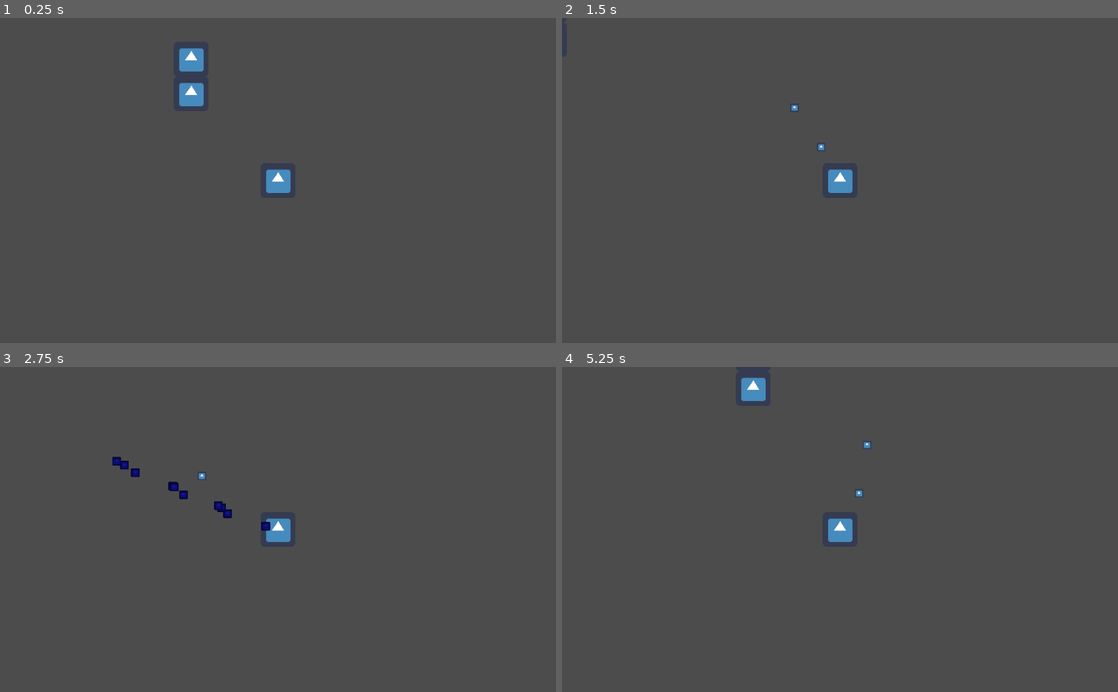
Above: before the commit, frames 1-4 (two rows, left to right).
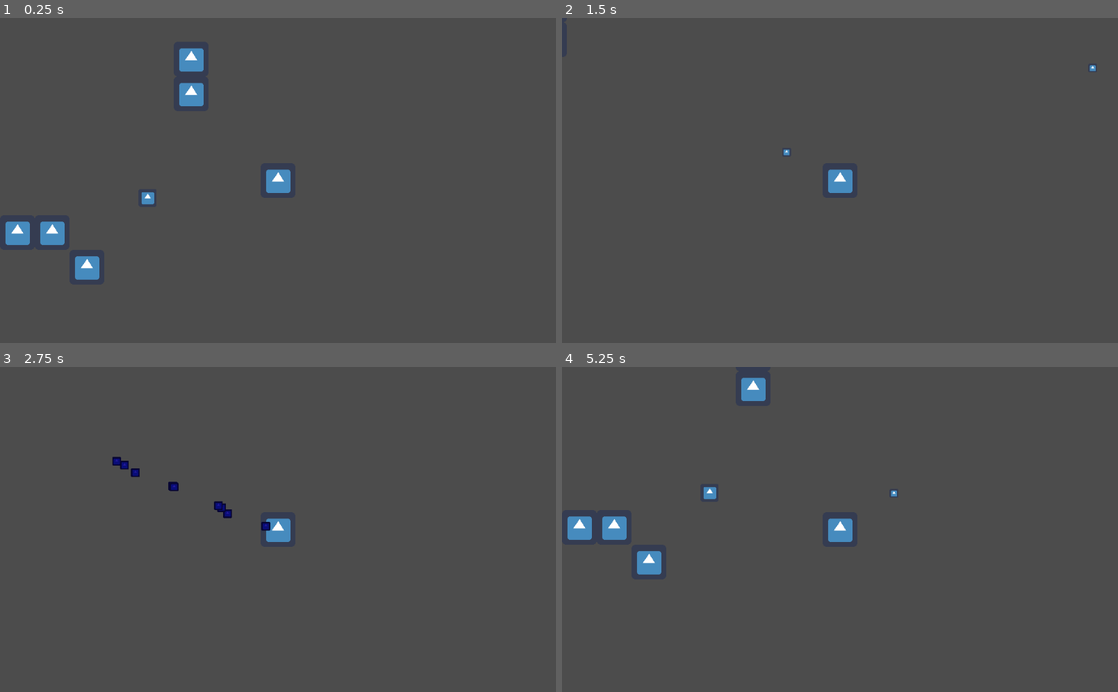
Above: after the commit, the same moments.

Repository: ljweeks/KSU_Fall2022GameJam
Game: Godot game, scene res://test.tscn
Same seed, same stepped clock (60 frames per second), same inputs: the game is played once before the commit and once after it. The engine's default icon, where the game draws it, is replaced by a stand-in: a white triangle on a blue panel in a dark square.
Inputs (mouse positions are in pixels of both pictures, inside the frame that each line leads up to):
- Up to frame 1 (0.25 s): no input
- Up to frame 2 (1.5 s): tap Enter at 0.5 s; move the mouse to (962, 164) at 0.52 s; hold D (player_right) 0.53-1.28 s; click (962, 164) at 0.6 s; move the mouse to (728, 196) at 1.27 s; hold S (player_down) from 1.28 s (still down); click (728, 196) at 1.35 s
- Up to frame 3 (2.75 s): move the mouse to (333, 458) at 2.02 s; release S (player_down) at 2.03 s; hold D (player_right) from 2.03 s (still down); hold Right mouse button (shoot_right) from 2.03 s (still down); click (333, 458) at 2.3 s
- Up to frame 4 (5.25 s): move the mouse to (812, 594) at 2.77 s; release D (player_right) at 2.78 s; release Right mouse button (shoot_right) at 2.78 s; hold W (player_up) 2.78-3.53 s; click (812, 594) at 2.85 s; move the mouse to (1006, 578) at 3.52 s; hold A (player_left) 3.53-5.03 s; click (1006, 578) at 3.6 s; move the mouse to (673, 480) at 4.27 s; right-click (673, 480) at 4.35 s; click (673, 480) at 4.55 s; move the mouse to (867, 529) at 5.02 s; hold S (player_down) from 5.03 s (still down); click (867, 529) at 5.1 s

The runs differ from the first frame. In frame 1, 1.0% of the frame differs, in the area x 1-28%, y 53-81%; in frame 2, less than 0.1%; in frame 3, less than 0.1%; in frame 4, 1.1%, in the area x 1-61%, y 23-64%.

Commit message:
bullets now push batteries, batteries also can be frozen

Diff:
--- a/Interactables/PowerObjects/Base/Battery.gd
+++ b/Interactables/PowerObjects/Base/Battery.gd
@@ -4,13 +4,25 @@
 # Declare member variables here. Examples:
 # var a = 2
 # var b = "text"
-
+var startMass
 
 # Called when the node enters the scene tree for the first time.
 func _ready():
-	pass # Replace with function body.
+	startMass = self.mass
 
+export (float) var coldTime = 5
+var curColdTime = 0
+var froze = false
+# Called every frame. 'delta' is the elapsed time since the previous frame.
+func _process(delta):
+	if(froze and curColdTime<coldTime):
+		self.mass = 1000
 
-# Called every frame. 'delta' is the elapsed time since the previous frame.
-#func _process(delta):
-#	pass
+		curColdTime += delta
+	else:
+		froze = false
+		self.mass = startMass
+		curColdTime = 0
+
+func freeze():
+	froze = true
--- a/Interactables/PowerObjects/Base/Battery.tscn
+++ b/Interactables/PowerObjects/Base/Battery.tscn
@@ -3,9 +3,15 @@
 [ext_resource path="res://icon.png" type="Texture" id=1]
 [ext_resource path="res://Interactables/PowerObjects/Base/Battery.gd" type="Script" id=2]
 
-[sub_resource type="CircleShape2D" id=1]
+[sub_resource type="RectangleShape2D" id=1]
+extents = Vector2( 16, 16 )
 
 [node name="Battery" type="RigidBody2D"]
+collision_layer = 3
+collision_mask = 3
+mass = 50.0
+gravity_scale = 5.0
+linear_damp = 1.0
 script = ExtResource( 2 )
 
 [node name="Sprite" type="Sprite" parent="."]
--- a/Player.gd
+++ b/Player.gd
@@ -41,11 +41,16 @@
 
 
 
+var bulletSpeed = 1000
+
 func leftShot():
 	var bullet = load("res://Player/bullet.tscn").instance()
 	bullet.global_position = $ShootPoint.global_position
 	bullet.look_at(bullet.global_position + bullet.direction)
 	bullet.direction = (get_global_mouse_position() - bullet.global_position).normalized()
+
+	var impulseDir = Vector2(bullet.direction.x, bullet.direction.y)
+	bullet.apply_central_impulse(impulseDir*bulletSpeed)
 	get_parent().add_child(bullet)
 
 
--- a/Player/Player.tscn
+++ b/Player/Player.tscn
@@ -7,6 +7,8 @@
 extents = Vector2( 32, 32 )
 
 [node name="Node2D" type="KinematicBody2D"]
+collision_layer = 2
+collision_mask = 2
 script = ExtResource( 1 )
 
 [node name="CollisionShape2D" type="CollisionShape2D" parent="."]
--- a/Player/bullet.gd
+++ b/Player/bullet.gd
@@ -1,4 +1,4 @@
-extends Area2D
+extends RigidBody2D
 
 
 # Declare member variables here. Examples:
@@ -7,16 +7,21 @@
 var speed = 300
 var direction = Vector2(1, 0)
 
+
+
 # Called when the node enters the scene tree for the first time.
 func _ready():
 	connect("body_entered", self, "_on_body_entered")
-
-
+	connect("body_exited", self, "collide")
+	contact_monitor = true;
+	contacts_reported = 10
 # Called every frame. 'delta' is the elapsed time since the previous frame.
-func _process(delta):
-	position = position + speed * direction * delta
-
+#func _process(delta):
+	#pass
 
 func _on_body_entered(body):
 	if(not body is Player):
 		queue_free()
+
+func collide(body):
+	queue_free()
--- a/Player/bullet.tscn
+++ b/Player/bullet.tscn
@@ -5,7 +5,8 @@
 
 [sub_resource type="CircleShape2D" id=1]
 
-[node name="Area2D" type="Area2D"]
+[node name="bullet" type="RigidBody2D"]
+gravity_scale = 0.0
 script = ExtResource( 1 )
 
 [node name="CollisionShape2D" type="CollisionShape2D" parent="."]
--- a/Player/freezeBullet.gd
+++ b/Player/freezeBullet.gd
@@ -23,4 +23,6 @@
 
 func _on_body_entered(body):
 	if(not body is Player):
+		if(body.has_method("freeze")):
+			body.freeze()
 		queue_free()
--- a/test.tscn
+++ b/test.tscn
@@ -1,7 +1,8 @@
-[gd_scene load_steps=3 format=2]
+[gd_scene load_steps=4 format=2]
 
 [ext_resource path="res://Player/Player.tscn" type="PackedScene" id=1]
 [ext_resource path="res://Tiles/basicWall.tscn" type="PackedScene" id=2]
+[ext_resource path="res://Interactables/PowerObjects/Base/Battery.tscn" type="PackedScene" id=3]
 
 [node name="Node2D" type="Node2D"]
 
@@ -12,18 +13,55 @@
 
 [node name="Node2D2" parent="." instance=ExtResource( 2 )]
 position = Vector2( -544, -288 )
+collision_layer = 3
+collision_mask = 3
 
 [node name="Node2D3" parent="." instance=ExtResource( 2 )]
 position = Vector2( -544, -224 )
+collision_layer = 3
+collision_mask = 3
 
 [node name="Node2D4" parent="." instance=ExtResource( 2 )]
 position = Vector2( -544, -160 )
+collision_layer = 3
+collision_mask = 3
 
 [node name="Node2D5" parent="." instance=ExtResource( 2 )]
 position = Vector2( -544, -96 )
+collision_layer = 3
+collision_mask = 3
 
 [node name="Node2D6" parent="." instance=ExtResource( 2 )]
 position = Vector2( -160, -224 )
+collision_layer = 3
+collision_mask = 3
 
 [node name="Node2D7" parent="." instance=ExtResource( 2 )]
 position = Vector2( -160, -160 )
+collision_layer = 3
+collision_mask = 3
+
+[node name="Node2D8" parent="." instance=ExtResource( 2 )]
+position = Vector2( -544, -32 )
+collision_layer = 3
+collision_mask = 3
+
+[node name="Node2D9" parent="." instance=ExtResource( 2 )]
+position = Vector2( -480, 96 )
+collision_layer = 3
+collision_mask = 3
+
+[node name="Node2D10" parent="." instance=ExtResource( 2 )]
+position = Vector2( -416, 96 )
+collision_layer = 3
+collision_mask = 3
+
+[node name="Node2D11" parent="." instance=ExtResource( 2 )]
+position = Vector2( -352, 160 )
+collision_layer = 3
+collision_mask = 3
+
+[node name="Battery" parent="." instance=ExtResource( 3 )]
+position = Vector2( -240, 32 )
+mass = 5.0
+gravity_scale = 0.0
